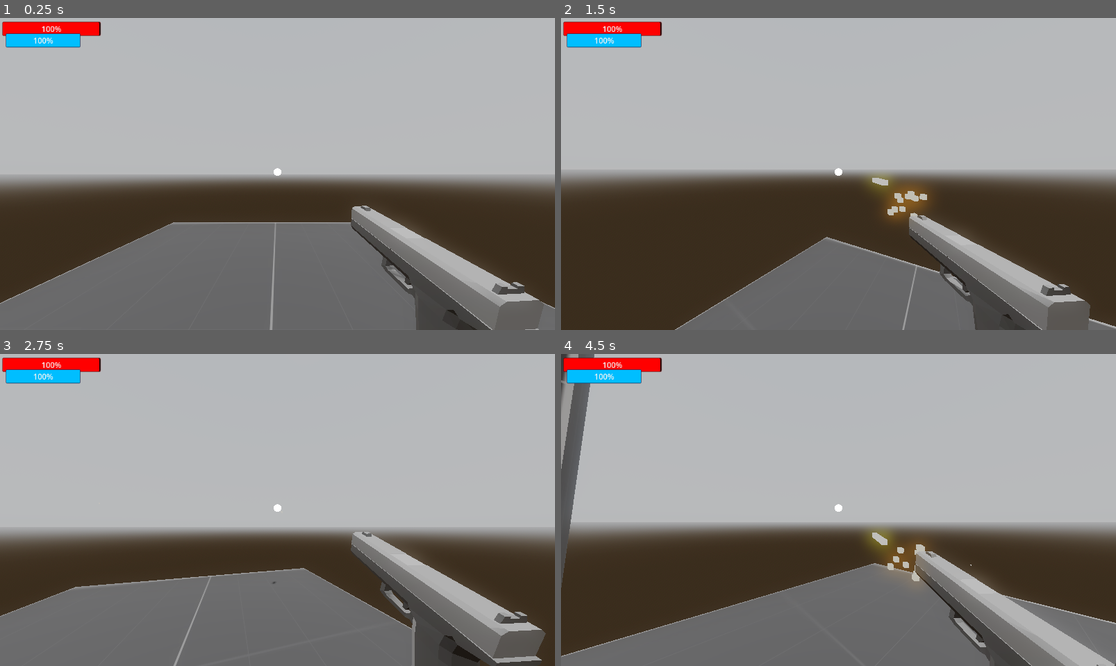
Above: before the commit, frames 1-4 (two rows, left to right).
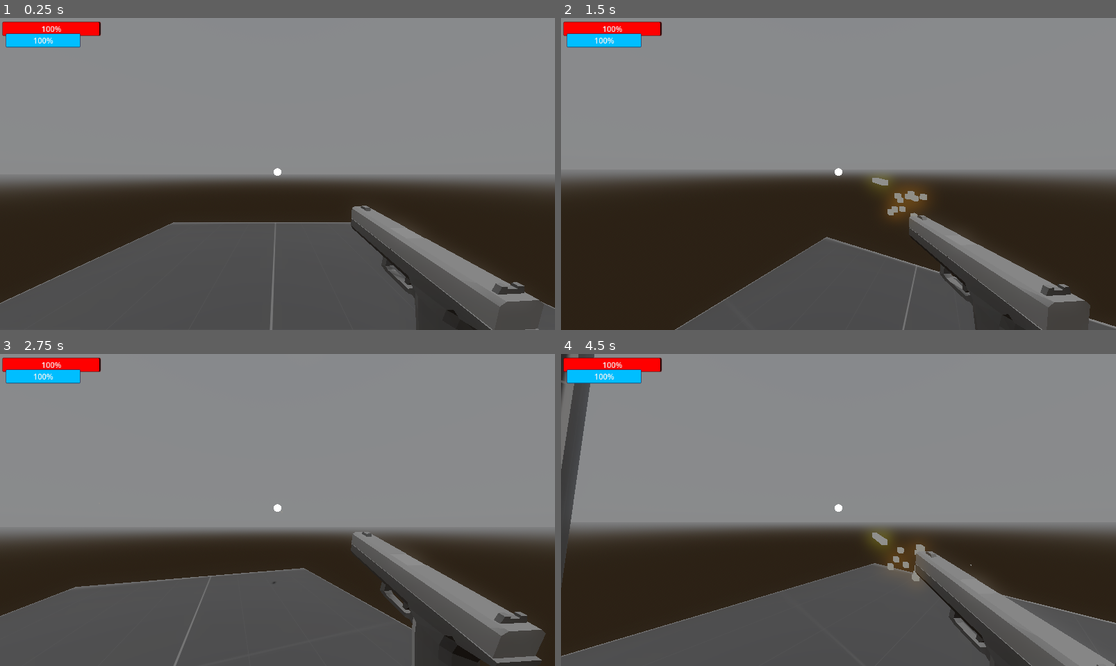
Above: after the commit, the same moments.

Repository: OliverSkogsrud/shooter
Game: Godot game, scene res://Scenes/world.tscn
Two runs of this game, one before a commit and one after it. Both use one fixed random seed, a clock stepped at 60 frames per second and the inputs below. A sky picture missing from this copy of the repository is replaced by a grey-blue gradient.
Inputs (mouse positions are in pixels of both pictures, inside the frame that each line leads up to):
- Up to frame 1 (0.25 s): no input
- Up to frame 2 (1.5 s): tap Enter (ui_accept) at 0.5, 0.77 s; move the mouse to (866, 174) at 0.52 s; tap A (a) at 0.6 s; click (866, 174) at 0.67 s; tap D (d) at 0.8, 1.35 s; move the mouse to (810, 174) at 1.27 s; click (810, 174) at 1.42 s
- Up to frame 3 (2.75 s): tap Enter (ui_accept) at 1.52 s; tap S (s) at 1.55, 2.1 s; move the mouse to (288, 503) at 2.02 s; click (288, 503) at 2.17 s; tap Ctrl (slide) at 2.3 s
- Up to frame 4 (4.5 s): move the mouse to (832, 516) at 2.77 s; tap Ctrl (slide) at 2.85 s; click (832, 516) at 2.92 s; tap Enter (ui_accept) at 3.02, 3.77 s; tap W (w) at 3.05, 3.6 s; move the mouse to (877, 513) at 3.52 s; click (877, 513) at 3.67 s; tap A (a) at 3.8, 4.35 s; move the mouse to (794, 506) at 4.27 s; click (794, 506) at 4.42 s

The runs differ from the first frame. In frame 1, 77% of the frame differs, in the area x 0-100%, y 0-100%; in frame 2, 65%; in frame 3, 80%; in frame 4, 76%.

Commit message:
minor changes

Diff:
--- a/Scenes/light.tscn
+++ b/Scenes/light.tscn
@@ -35,5 +35,6 @@
 [node name="OmniLight3D" type="OmniLight3D" parent="."]
 transform = Transform3D(1, 0, 0, 0, 1, 0, 0, 0, 1, 2.37977, 0, -0.606024)
 light_color = Color(0, 1, 1, 1)
+light_energy = 2.0
 light_volumetric_fog_energy = 6.02
 distance_fade_enabled = true
--- a/Scenes/world.tscn
+++ b/Scenes/world.tscn
@@ -22,6 +22,7 @@
 [sub_resource type="Environment" id="Environment_mhql0"]
 background_mode = 2
 sky = SubResource("Sky_pku1s")
+reflected_light_source = 2
 tonemap_mode = 3
 tonemap_exposure = 1.92
 ssr_enabled = true
@@ -54,7 +55,7 @@
 volumetric_fog_emission_energy = 0.0
 volumetric_fog_length = 14.45
 adjustment_enabled = true
-adjustment_brightness = 0.67
+adjustment_brightness = 0.5
 adjustment_saturation = 1.15
 
 [sub_resource type="StandardMaterial3D" id="StandardMaterial3D_poe8q"]
@@ -437,6 +438,9 @@
 
 [node name="Light31" parent="Lights" instance=ExtResource("6_ng285")]
 transform = Transform3D(-2.89066e-15, -0.504297, 6.61306e-08, -2.20435e-08, 6.61306e-08, 0.504297, -0.504297, 1.06789e-22, -2.20435e-08, 5.38422, 1.71352, 66.0379)
+
+[node name="Light35" parent="Lights" instance=ExtResource("6_ng285")]
+transform = Transform3D(-2.89066e-15, -0.504297, 6.61306e-08, -2.20435e-08, 6.61306e-08, 0.504297, -0.504297, 1.06789e-22, -2.20435e-08, 5.38422, -2.40314, 55.0723)
 
 [node name="Light32" parent="Lights" instance=ExtResource("6_ng285")]
 transform = Transform3D(-0.504297, 2.20435e-08, -2.20435e-08, -2.20435e-08, 6.61306e-08, 0.504297, 2.20435e-08, 0.504297, -6.61306e-08, 1.38008, 2.19753, 34.7394)
--- a/scripts/bullet.gd
+++ b/scripts/bullet.gd
@@ -18,7 +18,7 @@
 	position += transform.basis * Vector3(0, 0, -speed) * delta
 	if $RayCast3D.is_colliding():
 		var collider = $RayCast3D.get_collider()
-		if collider.get_parent().get_node(collider.get_path()).has_method("damage"):
+		if collider.get_parent().get_node(collider.get_path()).is_in_group("Enemy"):
 			get_parent().get_node(collider.get_path()).damage(damage)
 		else:
 			particles.emitting = true
--- a/scripts/player.gd
+++ b/scripts/player.gd
@@ -272,7 +272,10 @@
 
 		scale.y = 0.5
 
-		slide_speed -= 0.3
+		if get_real_velocity().y > 0:
+			slide_speed -= 0.5
+		else:
+			slide_speed -= 0.3
 
 		if get_floor_angle() >= 0.2 and sliding and get_real_velocity().y < 0:
 			slide_speed += get_floor_angle() * 3
